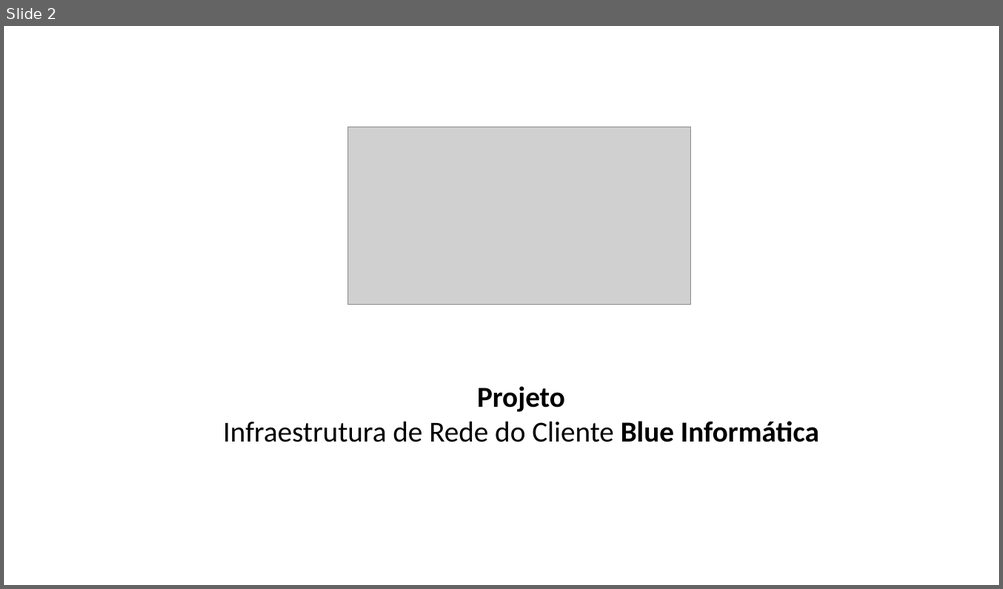
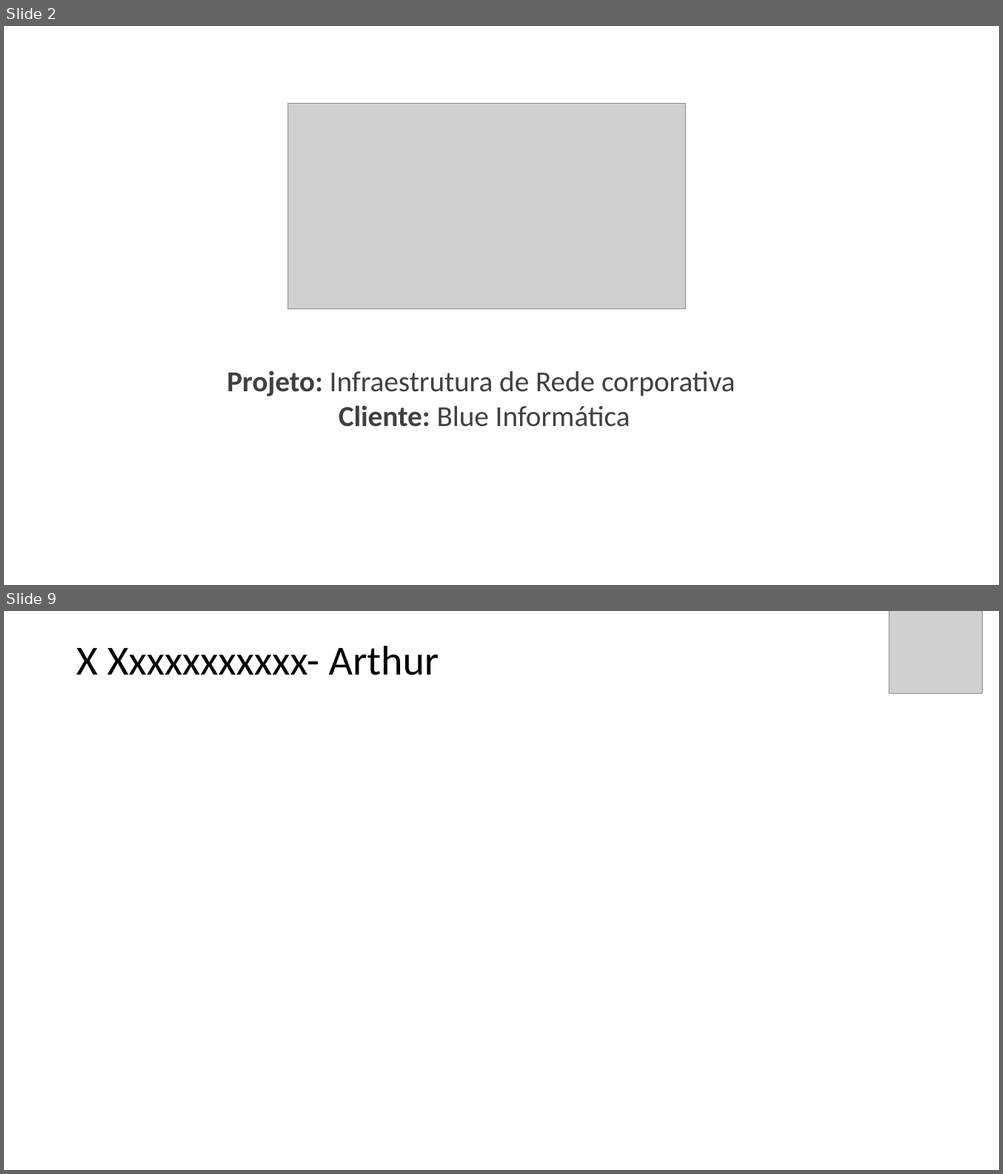
Before and after one commit to YuriSeugirdor/PIM4-GRUPO-C2, a slide deck: DOCUMENTACOES/SLIDE-PIM4.pptx. Shown one above the other, each under a label of ours: slide 2 before the commit, slides 2 and 9 after it; the slides between them are not shown. The pictures are 1003x589 and 1003x1174 pixels, drawn with LibreOffice and Linux fonts; fonts in the diff are those of the drawing; grey boxes stand for pictures. Boxes give left, top, right and bottom in pixels: in the first picture for what was removed or moved away, otherwise in the second. Text is boxed around its words. In the diff, an @@ line names an element or a change of style, - is before the commit and + after.

```diff
--- a/DOCUMENTACOES/SLIDE-PIM4.pptx
+++ b/DOCUMENTACOES/SLIDE-PIM4.pptx
@@ slide 9 added at (x1=4, y1=611, x2=999, y2=1170), background #FFFFFF @@
@@ picture added at (x1=889, y1=611, x2=982, y2=694) @@
@@ text added at (x1=77, y1=646, x2=439, y2=675), 40 pt, text #000000 @@
+X Xxxxxxxxxxx- Arthur
@@ slide 2 changed as well @@
@@ picture resized from (x1=348, y1=127, x2=691, y2=305) to (x1=288, y1=104, x2=686, y2=309) @@
@@ text at (x1=227, y1=371, x2=735, y2=427): text changed; text colour #000000 to #404040 @@
-Projeto
-Infraestrutura de Rede do Cliente Blue Informática
+Projeto: Infraestrutura de Rede corporativa
+Cliente: Blue Informática
```
Also in this commit, not shown: 1 other slide changed, 10 other slides added, 19 other files.
